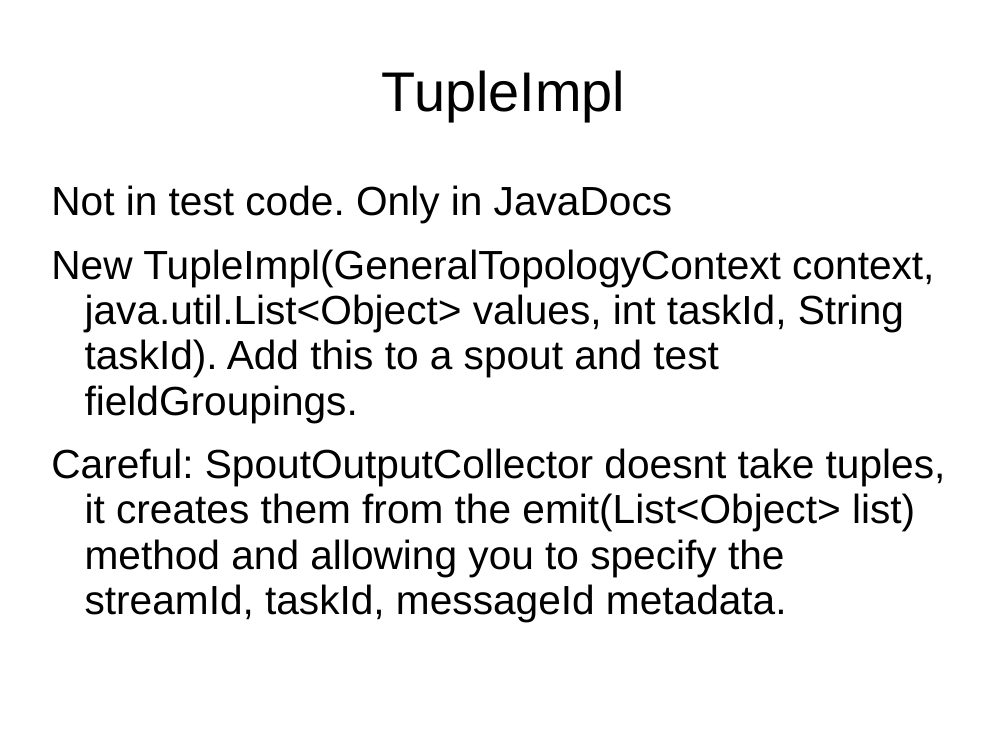
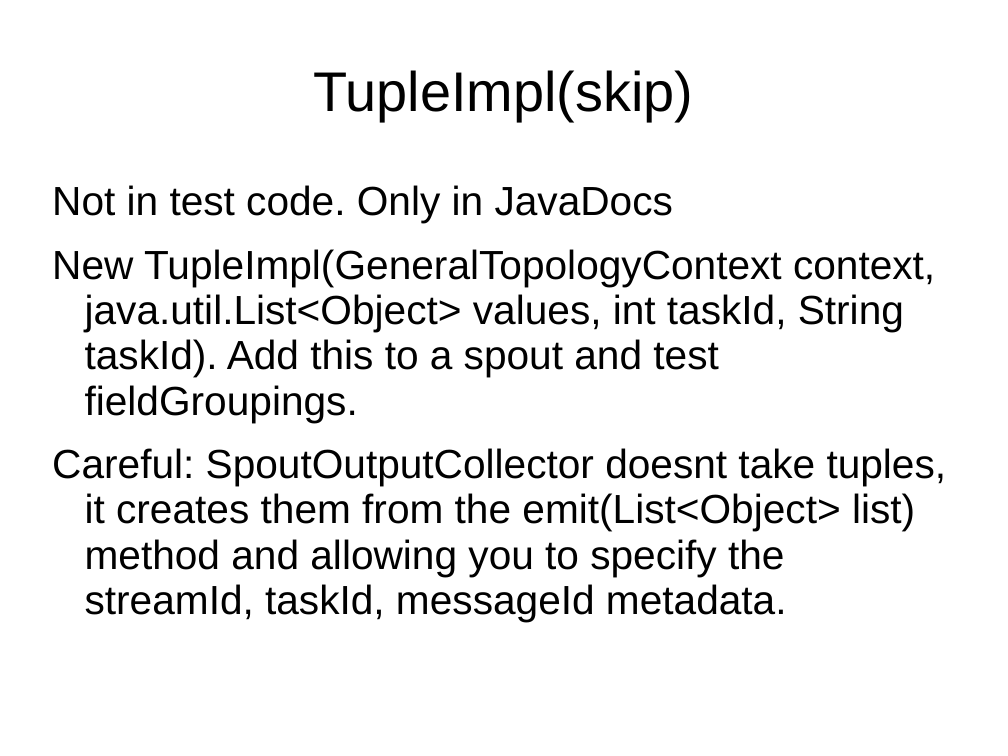
Before and after one commit to dougc333/storm, a slide deck: slide 10 of Storm.ppt (slide 5 before the commit). Drawn at 1008x756 pixels with LibreOffice and Linux fonts; fonts in the diff are those of the drawing. Boxes give left, top, right and bottom in pixels: in the first picture for what was removed or moved away, otherwise in the second. Text is boxed around its words. In the diff, an @@ line names an element or a change of style, - is before the commit and + after.

```diff
--- a/Storm.ppt
+++ b/Storm.ppt
@@ title at <box>314,70,694,121</box>: text changed @@
-TupleImpl
+TupleImpl(skip)
```
Also in this commit, not shown: 15 other slides changed, 13 slides added, 2 slides removed, 11 other files.
